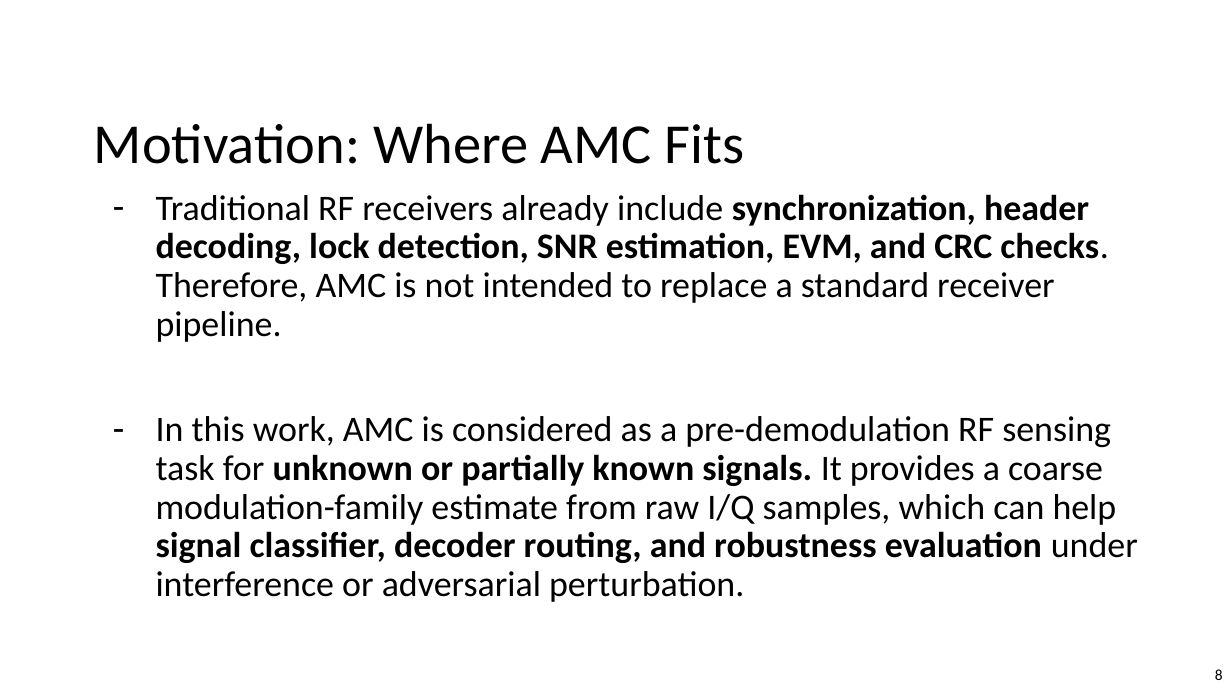
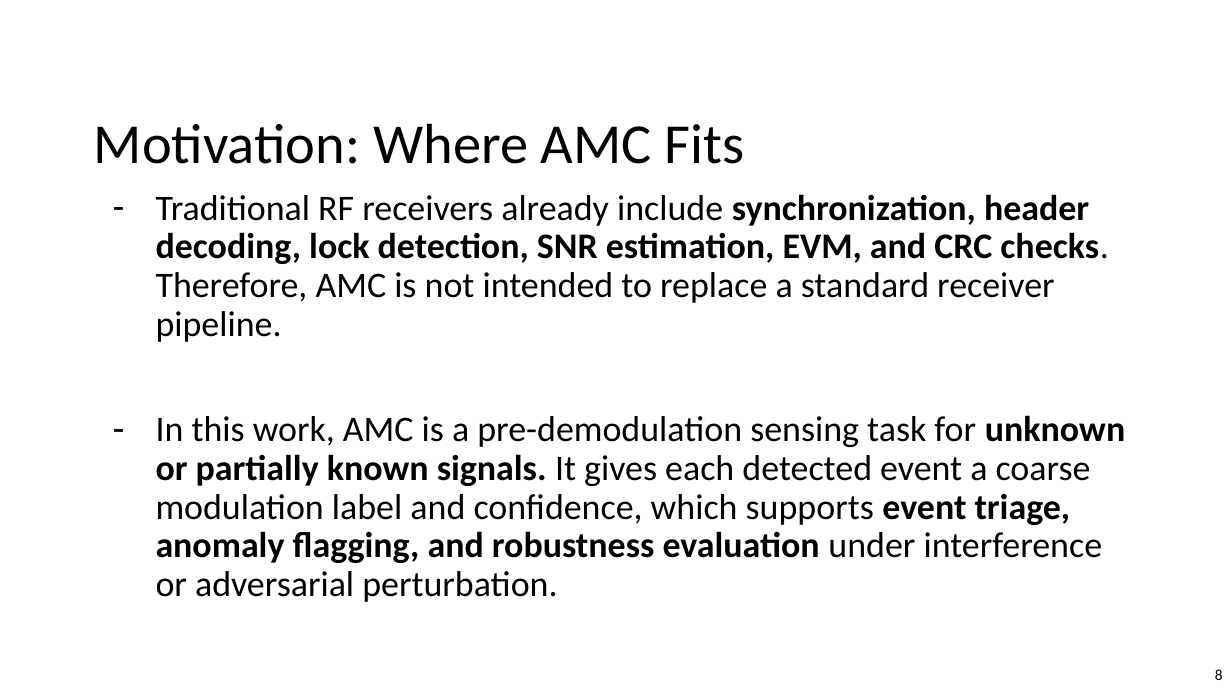
Before and after one commit to L-Lina/sdr-awn-spectrum-sensing-poc, a slide deck: slide 8 of paper_presentation_refined.pptx. Drawn at 1232x693 pixels with LibreOffice and Linux fonts; fonts in the diff are those of the drawing; background and template pictures are left out. Boxes give left, top, right and bottom in pixels: in the first picture for what was removed or moved away, otherwise in the second. Text is boxed around its words. In the diff, an @@ line names an element or a change of style, - is before the commit and + after.

```diff
--- a/paper_presentation_refined.pptx
+++ b/paper_presentation_refined.pptx
@@ text at [156,415,1125,602]: text changed @@
-– In this work, AMC is considered as a pre-demodulation RF sensing task for unknown or partially known signals. It provides a coarse modulation-family estimate from raw I/Q samples, which can help signal classifier, decoder routing, and robustness evaluation under interference or adversarial perturbation.
+– In this work, AMC is a pre-demodulation sensing task for unknown or partially known signals. It gives each detected event a coarse modulation label and confidence, which supports event triage, anomaly flagging, and robustness evaluation under interference or adversarial perturbation.
```
Also in this commit, not shown: 6 other slides changed, 2 slides added.
